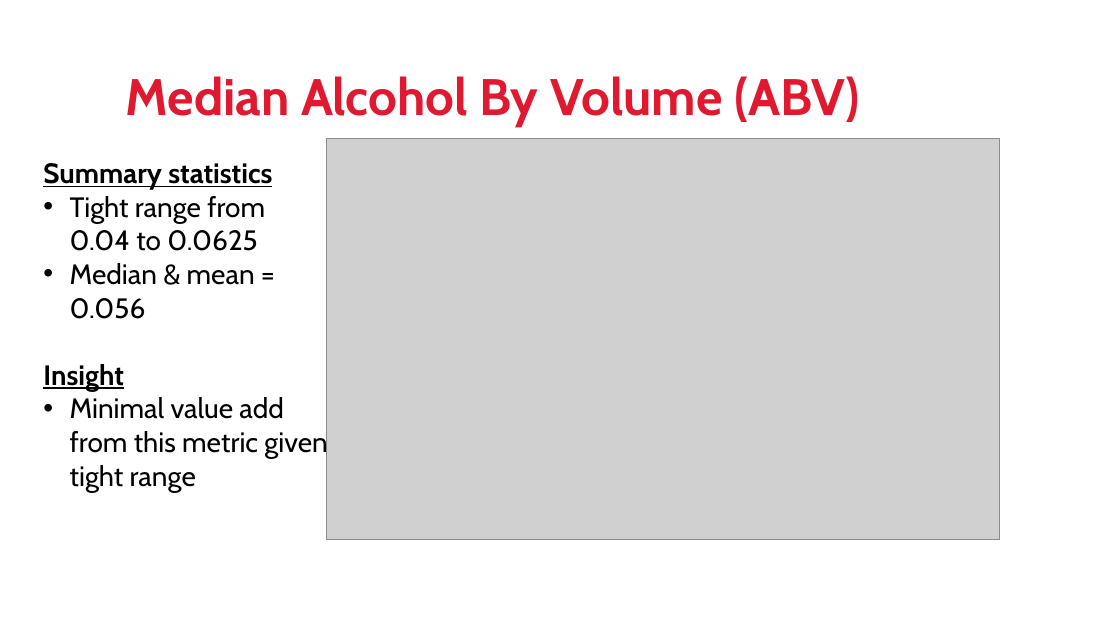
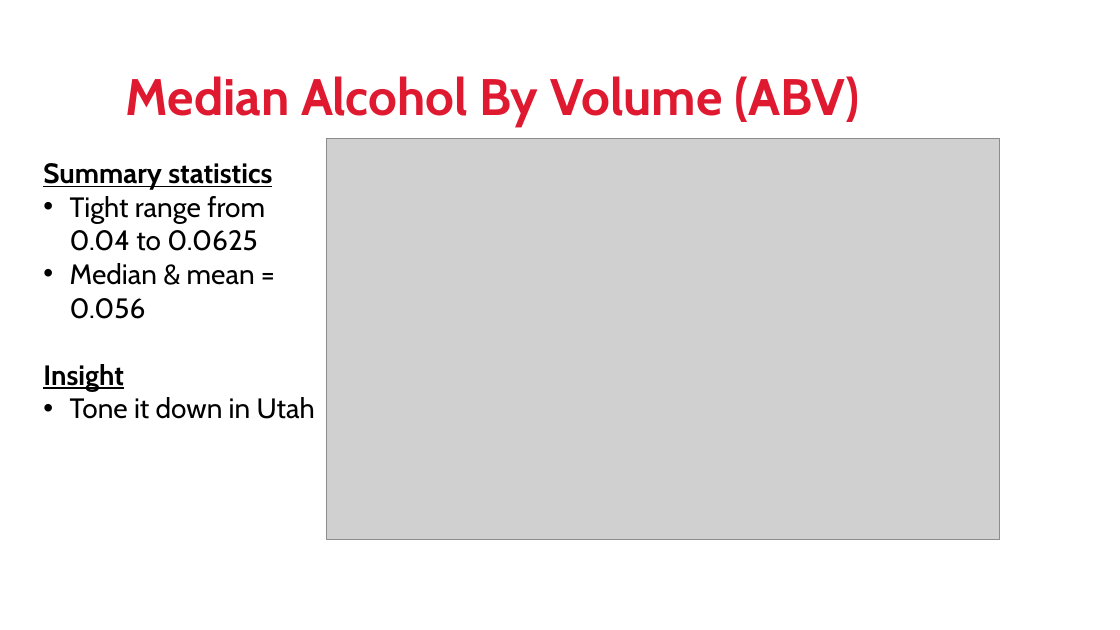
Before and after one commit to jeffnreed/DDS_Project1, a slide deck: slide 4 of DDS Project1 - Reed_Miller.pptx. Drawn at 1120x630 pixels with LibreOffice and Linux fonts; fonts in the diff are those of the drawing; grey boxes stand for pictures; background and template pictures are left out. Boxes give left, top, right and bottom in pixels: in the first picture for what was removed or moved away, otherwise in the second. Text is boxed around its words. In the diff, an @@ line names an element or a change of style, - is before the commit and + after.

```diff
--- a/DDS Project1 - Reed_Miller.pptx
+++ b/DDS Project1 - Reed_Miller.pptx
@@ text at [70,397,315,419]: text changed @@
-• Minimal value add from this metric given tight range
+• Tone it down in Utah
```
Also in this commit, not shown: 3 other slides changed.
